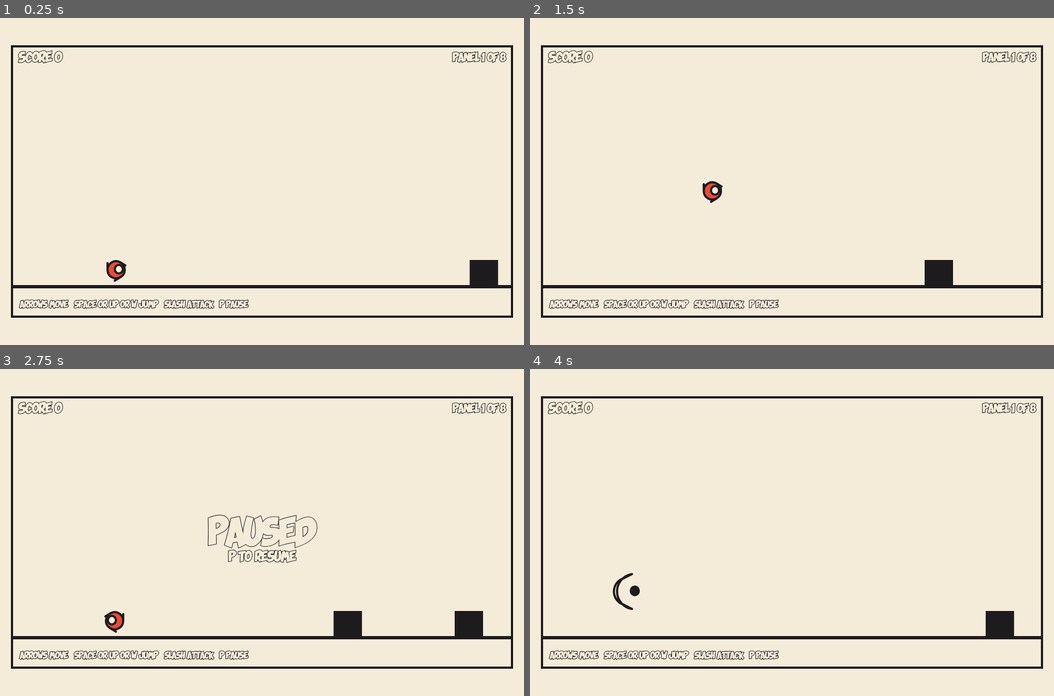
Above: before the commit, frames 1-4 (two rows, left to right).
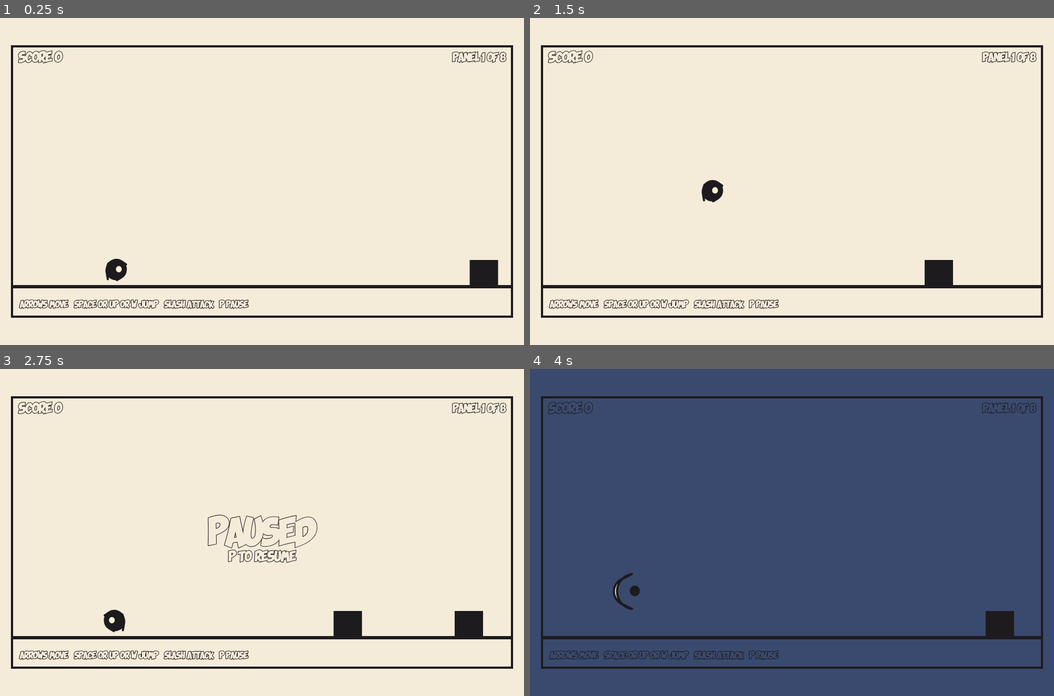
Above: after the commit, the same moments.

Repository: rfrondorf12/ai-girlies-jam-game
Game: browser game, page index.html
The game is run twice, just before and just after one commit, with the same random seed, the same clock (stepped at 60 frames per second) and the same inputs.
Inputs:
- Up to frame 1 (0.25 s): no input
- Up to frame 2 (1.5 s): hold Right from 1.03 s (still down); tap Space at 1.1 s
- Up to frame 3 (2.75 s): release Right at 1.53 s; hold Down 1.58-1.85 s; tap Space at 1.6, 2.1, 2.6 s; hold Left 1.9-2.47 s; tap P at 2.52 s; hold Up from 2.52 s (still down)
- Up to frame 4 (4 s): release Up at 2.82 s; hold Right 2.87-3.53 s; tap Space at 3.1, 3.6 s; tap R at 3.52 s; hold Up 3.58-3.82 s; hold Left from 3.87 s (still down)

The runs differ from the first frame. In frame 1, 0.1% of the frame differs, in the area x 20-25%, y 73-81%; in frame 2, 0.1%; in frame 3, 0.1%; in frame 4, 96%, in the area x 0-100%, y 0-100%.

Commit message:
m4-look: three visible world costumes + per-world paper colour
Co-Authored-By: Claude Code <noreply@anthropic.com>

Diff:
--- a/main.js
+++ b/main.js
@@ -17,7 +17,7 @@
   CONTROLS_HINT, CONTROLS_HINT_SIZE, CONTROLS_HINT_DURATION, CONTROLS_HINT_MARGIN,
   COLOR_PAPER, COLOR_INK, COLOR_PLAYER, COLOR_EYE, COLOR_MONSTER, COLOR_GROUND,
   COLOR_DEATH, PANEL_FLASH_COLOR,
-  WORLD_COUNT, WORLD_PLAYER_FILL, WORLD_PLAYER_EYE,
+  WORLD_COUNT, WORLD_PAPER, WORLD_PLAYER_FILL, WORLD_PLAYER_EYE,
   AUDIO_ENABLED, AUDIO_MASTER_VOLUME,
   SFX_JUMP_VOLUME, SFX_JUMP_DURATION, SFX_JUMP_BASE_FREQ,
   SFX_SLASH_VOLUME, SFX_SLASH_DURATION, SFX_SLASH_BASE_FREQ,
@@ -47,6 +47,7 @@
 let victory = false;          // all 8 panels cleared
 let paused = false;           // true while the run is paused (P or Escape)
 let world = 0;                // current world theme, chosen per run
+let currentPaper = COLOR_PAPER; // paper colour for the current world
 let jumpQueued = false;       // a Space / ArrowUp / KeyW press waiting for update() to spend on a jump
 let slashQueued = false;      // a '/' press waiting for update() to spend on a swing
 let runTime = 0;              // seconds of active run, drives the temporary controls hint
@@ -86,6 +87,7 @@
   victory = false;
   paused = false;
   world = Math.floor(Math.random() * WORLD_COUNT);
+  currentPaper = WORLD_PAPER[world];
   jumpQueued = false;
   slashQueued = false;
   runTime = 0;
@@ -480,7 +482,7 @@
 }
 
 function drawPanel() {
-  ctx.fillStyle = COLOR_PAPER;
+  ctx.fillStyle = currentPaper;
   ctx.fillRect(0, 0, PLAYFIELD_W, PLAYFIELD_H);
 
   // Minimal inking flash while a panel clear is being celebrated.
@@ -518,20 +520,23 @@
 
 function drawPlayerShape(w, h) {
   if (world === 0) {
-    // Print Shop: The Missing Piece, a rounded wedge pointing forward.
+    // Print Shop: an uneven black ink drop, point forward.
     roundedPath([
-      { x: -w / 2, y: -h },
-      { x: w / 2, y: -h / 2 },
-      { x: -w / 2, y: 0 },
-    ], Math.min(w, h) * SHAPE_ROUND);
+      { x: -w * 0.35, y: -h },
+      { x: w * 0.55, y: -h * 0.5 },
+      { x: -w * 0.45, y: 0 },
+      { x: -w * 0.55, y: -h * 0.5 },
+    ], Math.min(w, h) * 0.38);
   } else if (world === 1) {
-    // Garden: a soft pink worm capsule.
-    roundedPath([
-      { x: -w * 0.45, y: -h },
-      { x: w * 0.45, y: -h },
-      { x: w * 0.45, y: 0 },
-      { x: -w * 0.45, y: 0 },
-    ], Math.min(w, h) * 0.45);
+    // Garden: a wiggly pink worm loop.
+    const r = Math.min(w, h) * 0.28;
+    ctx.beginPath();
+    ctx.moveTo(-w * 0.45, -h * 0.7);
+    ctx.quadraticCurveTo(-w * 0.1, -h * 1.05, w * 0.25, -h * 0.7);
+    ctx.quadraticCurveTo(w * 0.55, -h * 0.45, w * 0.35, -h * 0.2);
+    ctx.quadraticCurveTo(w * 0.1, 0.05, -w * 0.25, -h * 0.25);
+    ctx.quadraticCurveTo(-w * 0.55, -h * 0.45, -w * 0.45, -h * 0.7);
+    ctx.closePath();
   } else {
     // Midnight: a crescent moon pointing forward.
     const cy = -h / 2;
@@ -595,7 +600,7 @@
   const x = PANEL_MARGIN + 12;
   const y = PANEL_MARGIN + 8;
   ctx.strokeText(text, x, y);
-  ctx.fillStyle = COLOR_PAPER;
+  ctx.fillStyle = currentPaper;
   ctx.fillText(text, x, y);
   ctx.restore();
 }
@@ -611,7 +616,7 @@
   const x = PLAYFIELD_W - PANEL_MARGIN - 12;
   const y = PANEL_MARGIN + 10;
   ctx.strokeText(text, x, y);
-  ctx.fillStyle = COLOR_PAPER;
+  ctx.fillStyle = currentPaper;
   ctx.fillText(text, x, y);
   ctx.restore();
 }
@@ -630,7 +635,7 @@
   const x = PANEL_MARGIN + CONTROLS_HINT_MARGIN;
   const y = PLAYFIELD_H - PANEL_MARGIN - CONTROLS_HINT_MARGIN;
   ctx.strokeText(CONTROLS_HINT, x, y);
-  ctx.fillStyle = COLOR_PAPER;
+  ctx.fillStyle = currentPaper;
   ctx.fillText(CONTROLS_HINT, x, y);
   ctx.restore();
 }
@@ -648,7 +653,7 @@
   ctx.lineWidth = TEXT_OUTLINE_WIDTH;
   const text = `PANEL ${panel} CLEARED!`;
   ctx.strokeText(text, cx, cy);
-  ctx.fillStyle = COLOR_PAPER;
+  ctx.fillStyle = currentPaper;
   ctx.fillText(text, cx, cy);
   ctx.restore();
 }
@@ -666,14 +671,14 @@
   ctx.font = `${GAME_OVER_FONT_SIZE}px ${FONT_STACK}`;
   ctx.lineWidth = TEXT_OUTLINE_WIDTH;
   ctx.strokeText(GAME_OVER_TEXT, cx, GAME_OVER_BANNER_Y);
-  ctx.fillStyle = COLOR_PAPER;
+  ctx.fillStyle = currentPaper;
   ctx.fillText(GAME_OVER_TEXT, cx, GAME_OVER_BANNER_Y);
 
   ctx.font = `${GAME_OVER_HINT_SIZE}px ${FONT_STACK}`;
   ctx.lineWidth = TEXT_OUTLINE_WIDTH;
   const hintY1 = GAME_OVER_BANNER_Y + GAME_OVER_HINT_GAP;
   ctx.strokeText(RESTART_HINT_LINE1, cx, hintY1);
-  ctx.fillStyle = COLOR_PAPER;
+  ctx.fillStyle = currentPaper;
   ctx.fillText(RESTART_HINT_LINE1, cx, hintY1);
   const hintY2 = hintY1 + GAME_OVER_HINT_SIZE + 8;
   ctx.strokeText(RESTART_HINT_LINE2, cx, hintY2);
@@ -693,7 +698,7 @@
   ctx.font = `${VICTORY_FONT_SIZE}px ${FONT_STACK}`;
   ctx.lineWidth = TEXT_OUTLINE_WIDTH;
   ctx.strokeText(VICTORY_TEXT, cx, GAME_OVER_BANNER_Y);
-  ctx.fillStyle = COLOR_PAPER;
+  ctx.fillStyle = currentPaper;
   ctx.fillText(VICTORY_TEXT, cx, GAME_OVER_BANNER_Y);
 
   ctx.font = `${GAME_OVER_HINT_SIZE}px ${FONT_STACK}`;
@@ -701,12 +706,12 @@
   const scoreY = GAME_OVER_BANNER_Y + GAME_OVER_HINT_GAP;
   const scoreText = `FINAL SCORE ${score}`;
   ctx.strokeText(scoreText, cx, scoreY);
-  ctx.fillStyle = COLOR_PAPER;
+  ctx.fillStyle = currentPaper;
   ctx.fillText(scoreText, cx, scoreY);
 
   const hintY1 = scoreY + GAME_OVER_HINT_GAP;
   ctx.strokeText(VICTORY_HINT_LINE1, cx, hintY1);
-  ctx.fillStyle = COLOR_PAPER;
+  ctx.fillStyle = currentPaper;
   ctx.fillText(VICTORY_HINT_LINE1, cx, hintY1);
   const hintY2 = hintY1 + GAME_OVER_HINT_SIZE + 8;
   ctx.strokeText(VICTORY_HINT_LINE2, cx, hintY2);
@@ -727,7 +732,7 @@
   ctx.font = `${PAUSED_FONT_SIZE}px ${FONT_STACK}`;
   ctx.lineWidth = TEXT_OUTLINE_WIDTH;
   ctx.strokeText(PAUSED_TEXT, cx, cy);
-  ctx.fillStyle = COLOR_PAPER;
+  ctx.fillStyle = currentPaper;
   ctx.fillText(PAUSED_TEXT, cx, cy);
 
   ctx.font = `${GAME_OVER_HINT_SIZE}px ${FONT_STACK}`;
@@ -739,7 +744,7 @@
 
 function draw() {
   ctx.setTransform(1, 0, 0, 1, 0, 0);
-  ctx.fillStyle = COLOR_PAPER;
+  ctx.fillStyle = currentPaper;
   ctx.fillRect(0, 0, canvas.width, canvas.height);
   ctx.setTransform(view.scale, 0, 0, view.scale, view.x, view.y);
 
--- a/tuning.js
+++ b/tuning.js
@@ -120,7 +120,8 @@
 export const COLOR_GROUND = '#1E1B1E';      // ground line ink
 
 // --- Worlds / player costumes ---
+// 0 = Print Shop (black ink drop), 1 = Garden (pink worm), 2 = Midnight (pale crescent)
 export const WORLD_COUNT = 3;
-// 0 = Print Shop (red wedge / ink drop), 1 = Garden (pink worm), 2 = Midnight (cream crescent)
-export const WORLD_PLAYER_FILL = ['#E94B35', '#E88B9A', '#FFF4D2'];
+export const WORLD_PAPER = ['#F4EBD9', '#EBD9C8', '#3A4A6E']; // warm newsprint, garden soil, midnight slate
+export const WORLD_PLAYER_FILL = ['#1E1B1E', '#E88B9A', '#FFF4D2'];
 export const WORLD_PLAYER_EYE = ['#FFF4D2', '#FFF4D2', '#1E1B1E'];
